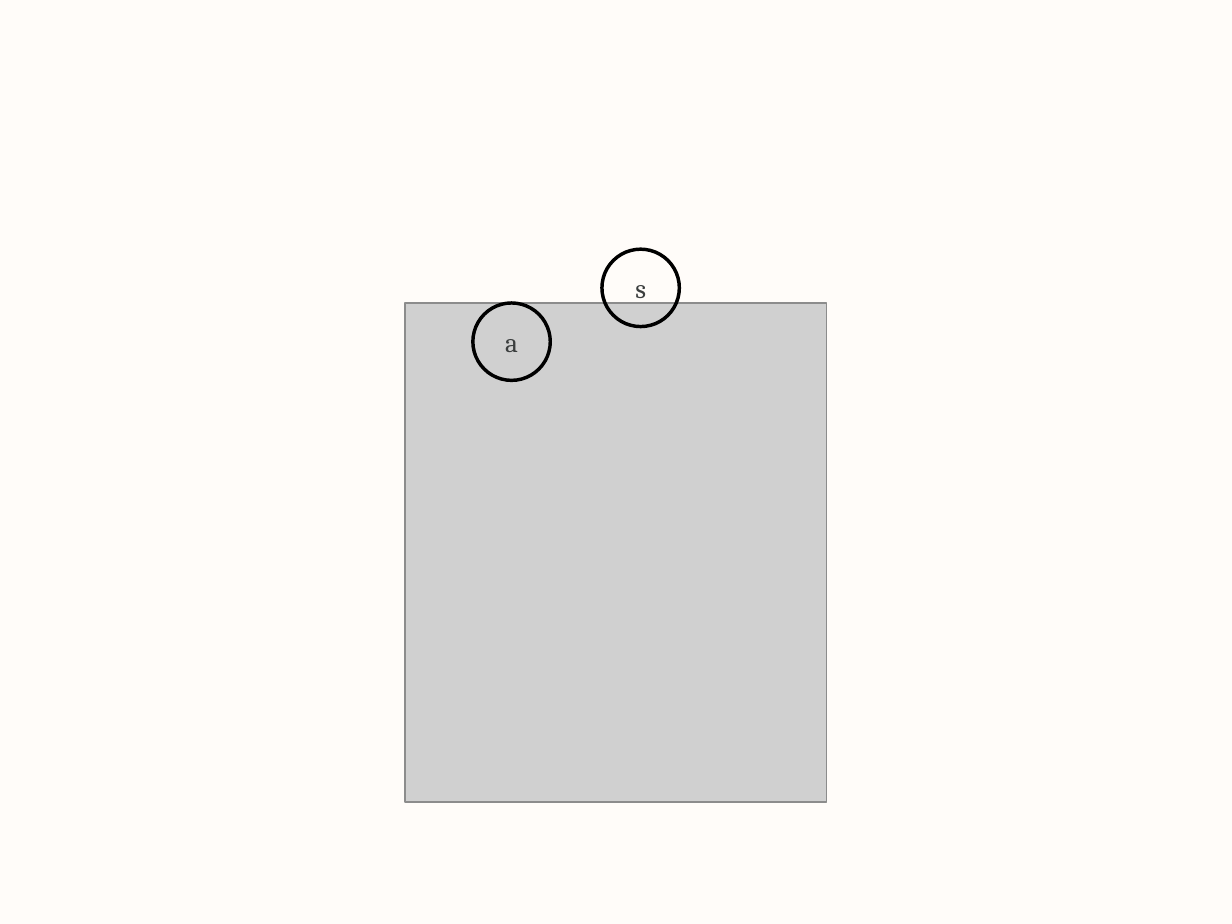
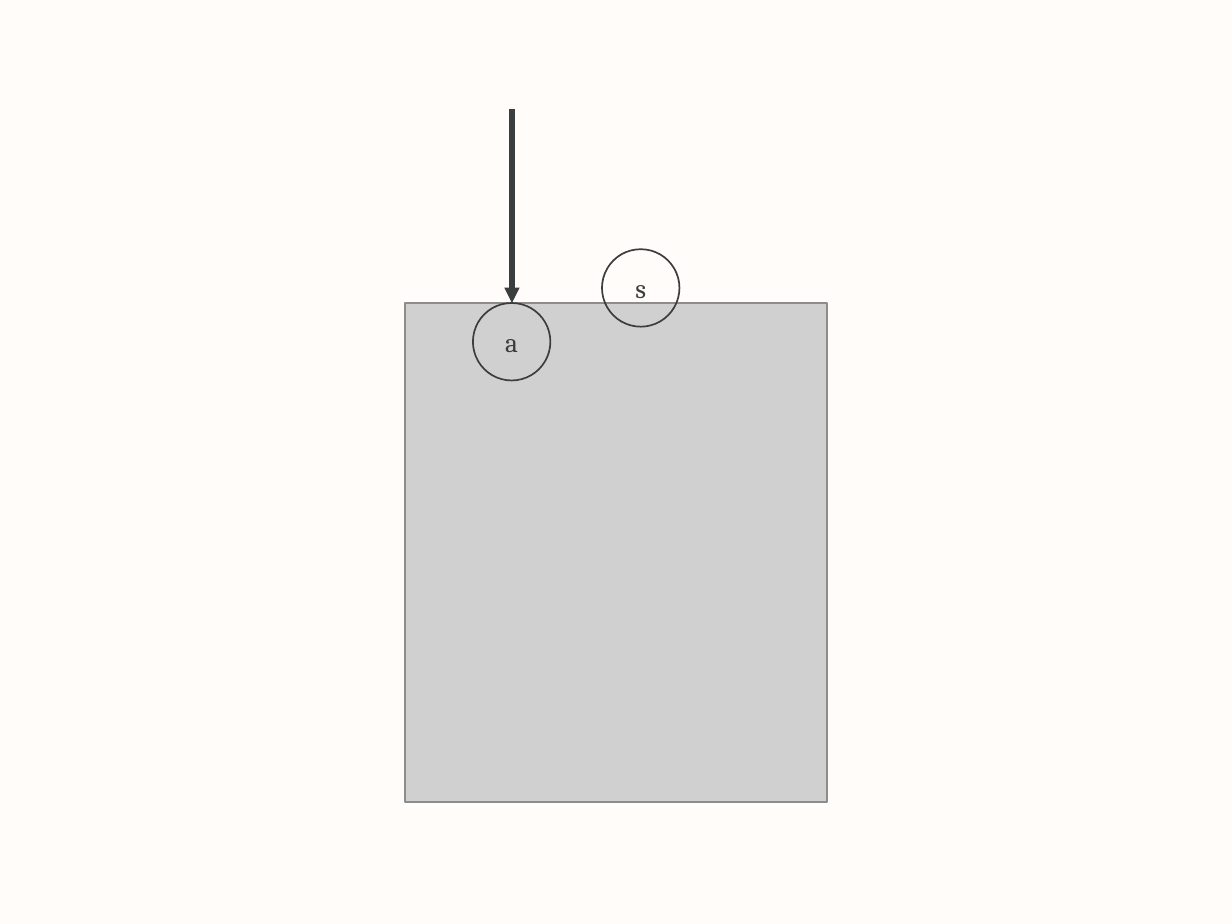
Before and after one commit to majorminors/evaccum-matlab, a slide deck: slide 19 of instructions/Instructions.pptx (slide 21 before the commit). Drawn at 1232x924 pixels with LibreOffice and Linux fonts; fonts in the diff are those of the drawing; grey boxes stand for pictures. Boxes give left, top, right and bottom in pixels: in the first picture for what was removed or moved away, otherwise in the second. Text is boxed around its words. In the diff, an @@ line names an element or a change of style, - is before the commit and + after.

```diff
--- a/instructions/Instructions.pptx
+++ b/instructions/Instructions.pptx
@@ arrow added from (513, 108) to (513, 303), #3B3E3E 3 pt @@
@@ ellipse "s" at <box>602,249,680,326</box>: outline #000000 2 pt to #3B3E3E 1 pt @@
@@ ellipse "a" at <box>473,303,551,381</box>: outline #000000 2 pt to #3B3E3E 1 pt @@
```
Also in this commit, not shown: 13 other slides changed, 7 slides added, 26 slides removed, 3 other files.
